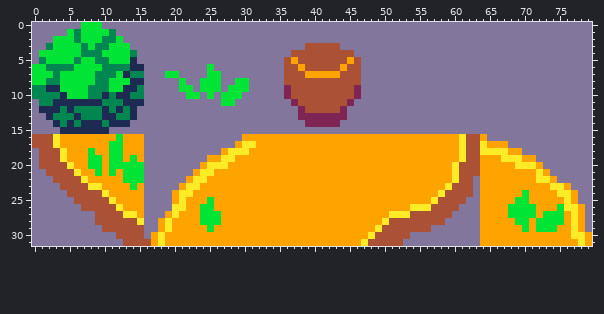
One commit to this sprite sheet: maps/TilesetImage.png. That is the earlier state.
The file is 80x32 pixels.
After:
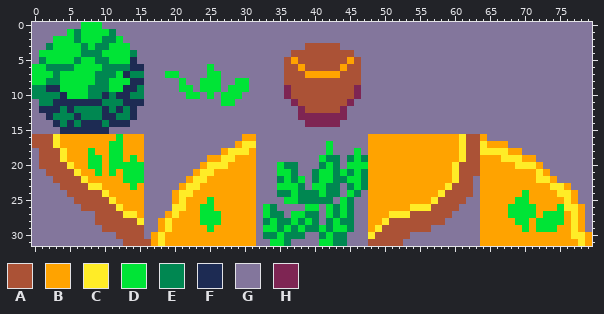
Palette (. is transparent): A #ab5236  B #ffa300  C #ffec27  D #00e436  E #008751  F #1d2b53  G #83769c  H #7e2553
Difference:
y 16: x 32..47 BBBBBBBBBBBBBBBB -> GGGGGGGGGGGGGGGG
y 17: x 32..47 BBBBBBBBBBBBBBBB -> GGGGGGGGGGDGGGGG
y 18: x 32..47 BBBBBBBBBBBBBBBB -> GGGGGGGGGGDGGGDG
y 19: x 32..47 BBBBBBBBBBBBBBBB -> GGGGGGGGGDEEGEDE
y 20: x 32..47 BBBBBBBBBBBBBBBB -> GGGDEEGGGEDEGDDD
y 21: x 32..47 BBBBBBBBBBBBBBBB -> GGGDDEGGEDDEDEDE
y 22: x 32..47 BBBBBBBBBBBBBBBB -> GGGEDEDGEDDEEDDE
y 23: x 32..47 BBBBBBBBBBBBBBBB -> GGGDDDEGDDEEGEDE
y 24: x 32..47 BBBBBBBBBBBBBBBB -> GGGEEDEEEDEEGDEG
y 25: x 32..47 BBBBBBBBBBBBBBBB -> GGGGDDEEEEEGDEGG
y 26: x 32..47 BBBBBBBBBBBBBBBB -> GDEGGGGDDGDEDEGG
y 27: x 32..47 BBBBBBBBBBBBBBBB -> GDEEGDDEEGDEDEGG
y 28: x 32..47 BBBBBBBBBBBBBBBB -> GEDEEDEDEGEDEEGG
y 29: x 32..47 BBBBBBBBBBBBBBBB -> GDDEDEDEEDEDDEGG
y 30: x 32..47 BBBBBBBBBBBBBBBB -> GEEDEEEGGEDEEGGG
y 31: x 32..47 BBBBBBBBBBBBBBBC -> GGDDEGGGGDDEEGGG
